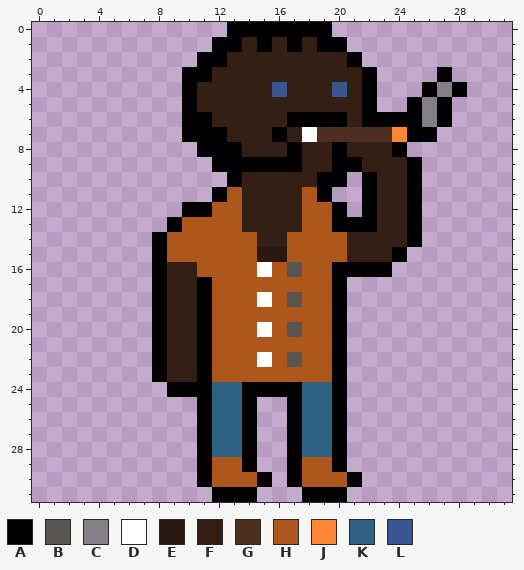
File history of a pixel-art sprite, Man_NPC_1.png. That is the earlier state.
The file is 320x320 pixels, drawn in blocks of 10x10; one block is one cell here. Colours within 5 levels of each other are drawn and written as one.
Palette (. is transparent): A #000000  B #595652  C #847e87  D #ffffff  E #291910  F #341f15  G #4e2f20  H #ae571c  J #fb8534  K #306082  L #38578e
Pixels before, first column x 8:
 0 .....AAAAAAA.........
 1 ....AAFAFAFAA........
 2 ...AAFFFFFFFFA.......
 3 ..AAFFFFFFFFFFA....A.
 4 ..AFFFFFLFFFLFA...ACA
 5 ..AFFFFFFFFFFFA..ACA.
 6 ..AAFFFFFAAAAFAAAACA.
 7 ..AAAFFFAFDGGGGGJAA..
 8 ...AAAFFFAFFAFFFA....
 9 ....AAAAAAFFAAFFFA...
10 .....AFFFFFAA.AFFA...
11 ....AHFFFFHA..AFFA...
12 ..AAHHFFFFHHA.AFFA...
13 .AHHHHFFFFHHAAAFFA...
14 AHHHHHHFFHHHHFFFFA...
15 AHHHHHHEEHHHHFFFA....
16 AFFHHHHDHBHHAAAA.....
17 AFFAHHHHHHHHA........
18 AFFAHHHDHBHHA........
19 AFFAHHHHHHHHA........
20 AFFAHHHDHBHHA........
21 AFFAHHHHHHHHA........
22 AFFAHHHDHBHHA........
23 AFFAHHHHHHHHA........
24 .AAAKKAAAAKKA........
25 ...AKKA..AKKA........
26 ...AKKA..AKKA........
27 ...AKKA..AKKA........
28 ...AKKA..AKKA........
29 ...AHHA..AHHA........
30 ...AHHHA.AHHHA.......
31 ....AAA...AAA........
And afterwards:
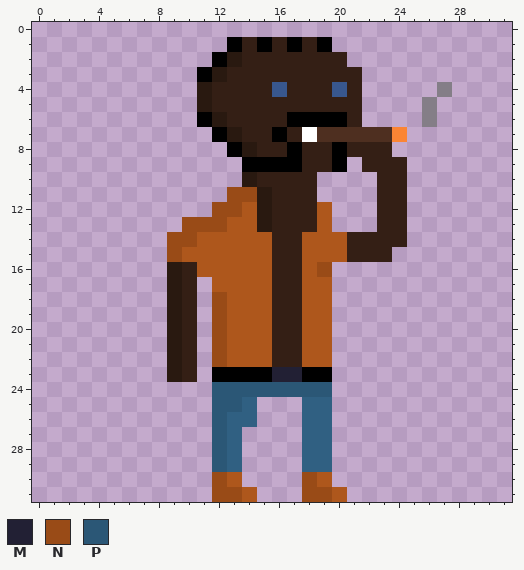
Colours new in this view: M #222034  N #994b17  P #2b5776
Changes in this commit:
Colour H gives way to colour A in row 23 at x 12 to 15 and 18 to 19.
Colour F gives way to colour E in row 2 at x 13; in row 3 at x 12; in rows 4 to 5 at x 11; in row 6 at x 12; in row 7 at x 13; in row 8 at x 14.
Colour F gives way to colour E in row 10 at x 14; in rows 11 to 13 at x 15; in rows 16 to 23 at x 9.
Colour B gives way to colour F in row 16 at x 17; in row 18 at x 17; in row 20 at x 17; in row 22 at x 17.
Colour E gives way to colour F in row 15 at x 16.
Colour H gives way to colour F in rows 11 to 13 at x 18; in rows 14 to 15 at x 17; in row 16 at x 16; in row 17 at x 16 to 17; in row 18 at x 16; in row 19 at x 16 to 17.
Colour H gives way to colour F in row 20 at x 16; in row 21 at x 16 to 17; in row 22 at x 16.
Colour A gives way to colour H in row 31 at x 14 and 20.
Colour D gives way to colour H in row 16 at x 15; in row 18 at x 15; in row 20 at x 15; in row 22 at x 15.
Colour E gives way to colour H in row 15 at x 15.
Colour F gives way to colour H in rows 12 to 13 at x 14; in row 14 at x 15.
Colour A gives way to colour K in rows 25 to 26 at x 14.
Colour H gives way to colour K in row 29 at x 13 and 18 to 19.
Colour H gives way to colour M in row 23 at x 16 to 17.
Colour A gives way to colour N in row 31 at x 12 to 13 and 18 to 19.
Colour F gives way to colour N in row 11 at x 14.
Colour H gives way to colour N in row 11 at x 13; in row 12 at x 12 to 13; in row 13 at x 10 to 12; in row 14 at x 9 to 10; in row 15 at x 9; in row 16 at x 19.
Colour H gives way to colour N in rows 18 to 22 at x 12; in row 30 at x 12 and 18.
Colour A gives way to colour P in row 24 at x 14 to 17.
Colour H gives way to colour P in row 29 at x 12.
Colour K gives way to colour P in row 24 at x 12 to 13 and 18 to 19; in row 25 at x 12 to 13; in rows 26 to 28 at x 12.
The author cleared colour A in row 0 at x 13 to 19; in row 1 at x 12 and 20; in row 2 at x 11 and 21; in row 3 at x 10, 22 and 27; in row 4 at x 10, 22, 26 and 28; in row 5 at x 10, 22, 25 and 27.
The author cleared colour A in row 6 at x 10, 22 to 25 and 27; in row 7 at x 10 to 11 and 25 to 26; in row 8 at x 11 to 12 and 24; in row 9 at x 12 to 13, 21 and 25; in row 10 at x 13, 19 to 20, 22 and 25; in row 11 at x 12, 19, 22 and 25.
The author cleared colour A in row 12 at x 10 to 11, 20, 22 and 25; in row 13 at x 9, 20 to 22 and 25; in row 14 at x 8 and 25; in row 15 at x 8 and 24; in row 16 at x 8 and 20 to 23; in rows 17 to 23 at x 8, 11 and 20.
The author cleared colour A in row 24 at x 9 to 11 and 20; in rows 25 to 26 at x 11, 17 and 20; in rows 27 to 29 at x 11, 14, 17 and 20; in row 30 at x 11, 15, 17 and 21.
The author cleared colour H in row 30 at x 14 and 20.
Changed places in both pictures, as pixel boxes (x1, y1, x2, y2):
changed: (152, 22, 467, 502)
